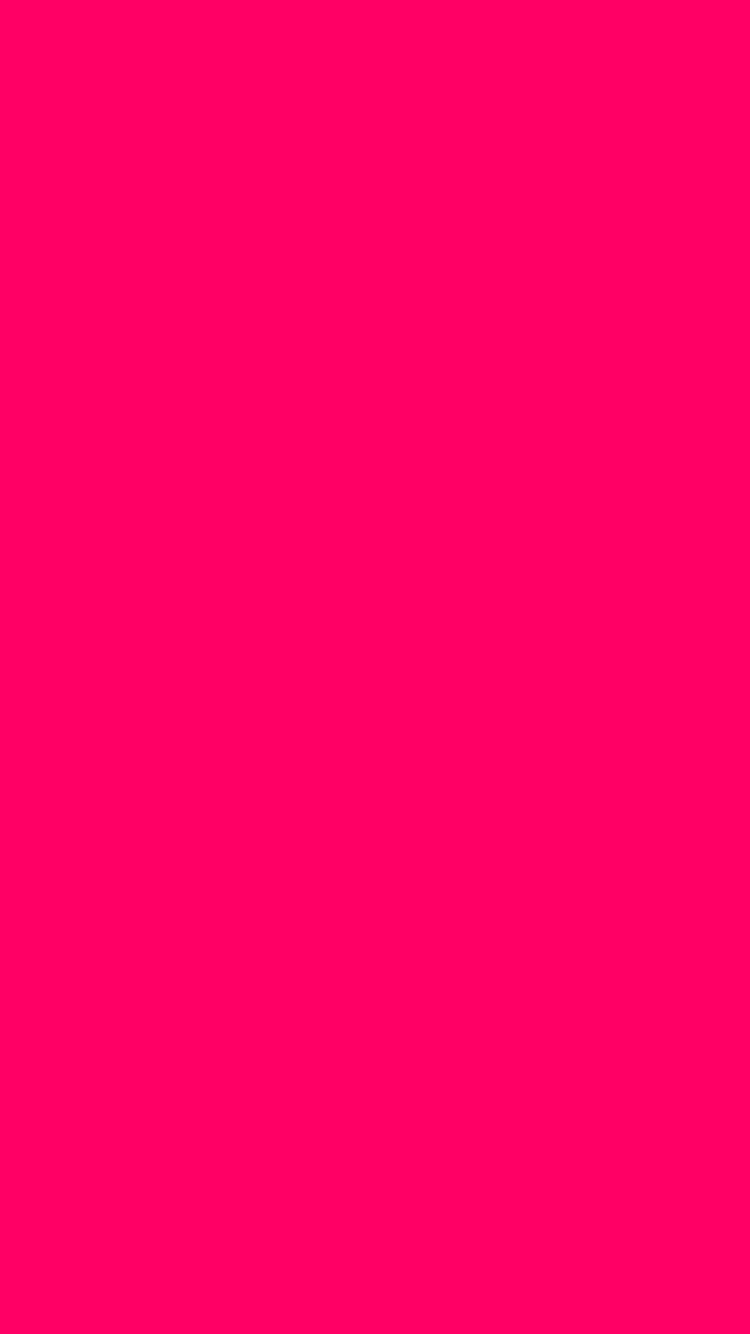
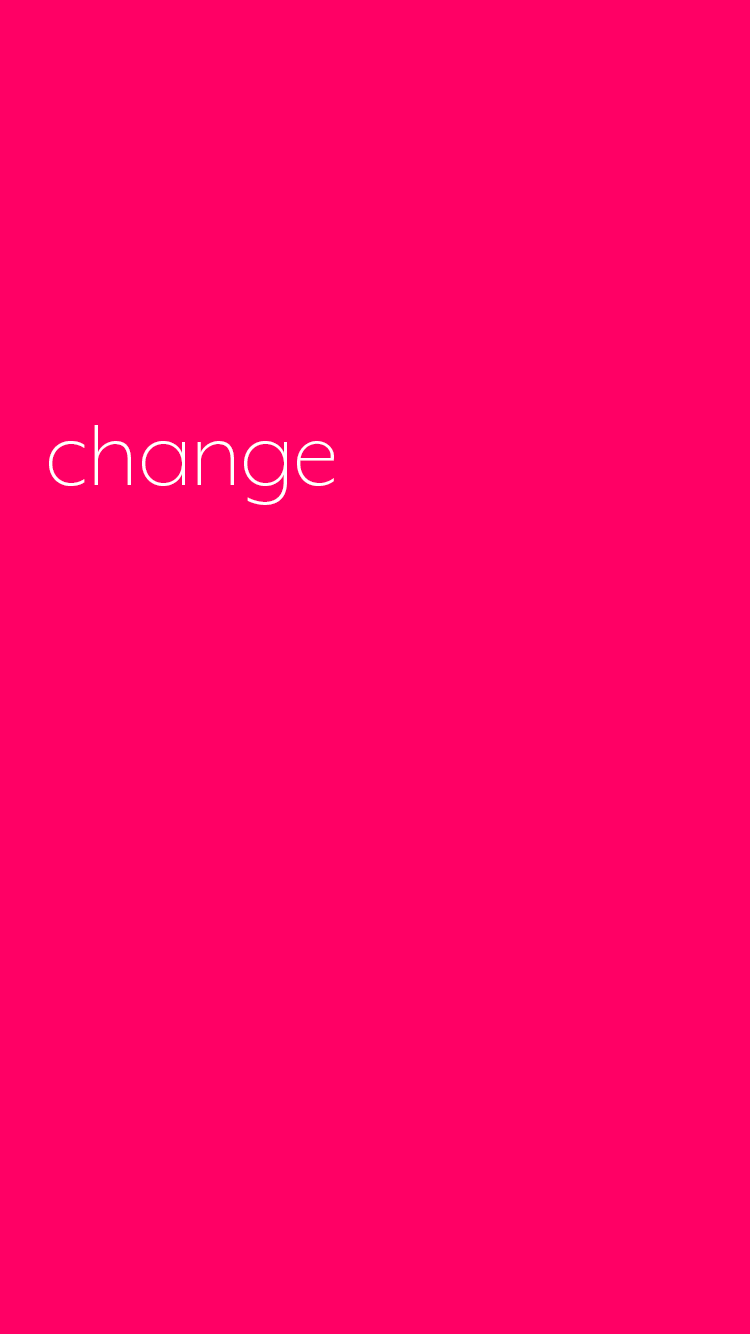
Layers edited between the first and the second 750px x 1334px image:
added layer "change" above "Layer 1" over [49, 425, 334, 505]
